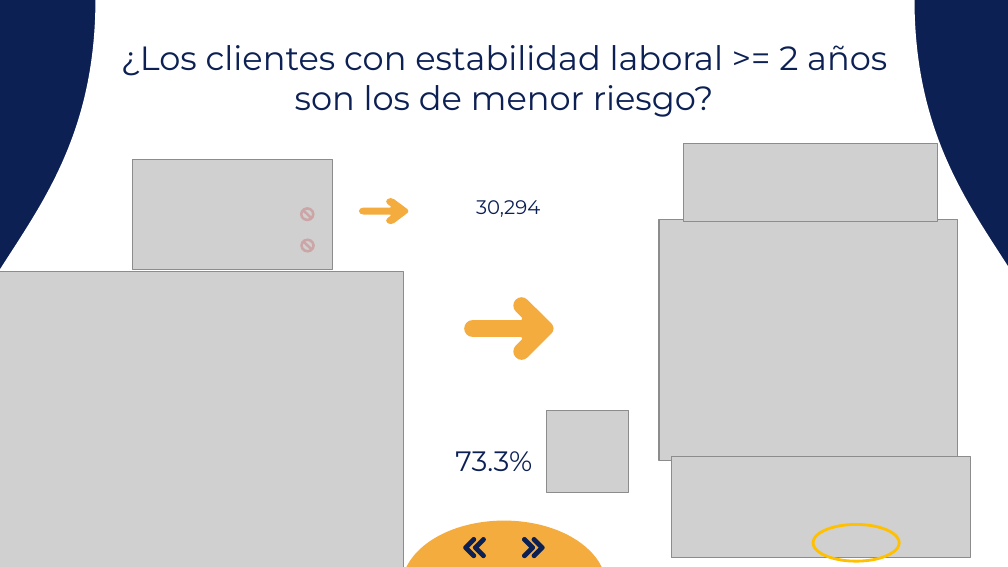
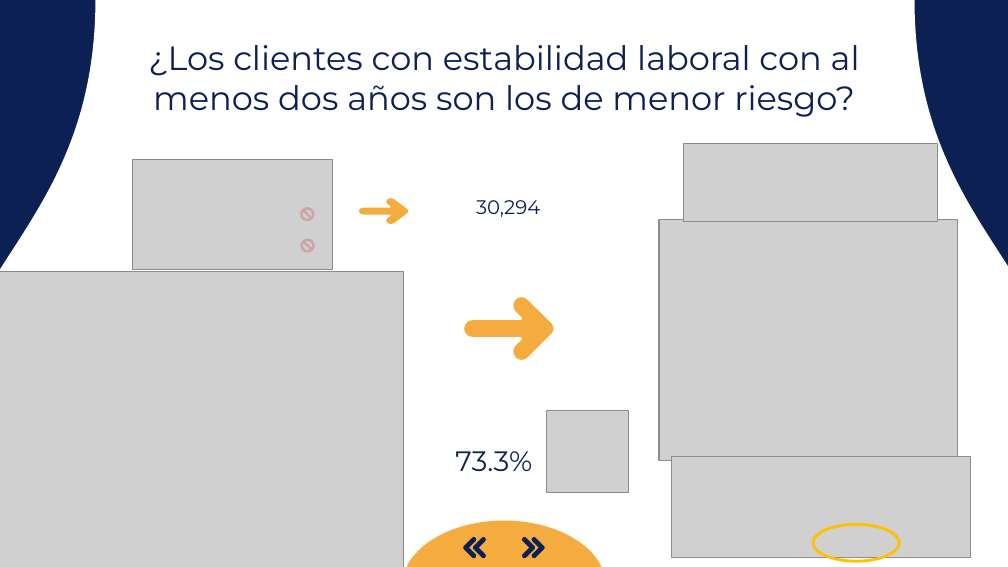
Before and after one commit to ajalca/cbe_customer_classification, a slide deck: slide 9 of Presentacion MRP.pptx (slide 8 before the commit). Drawn at 1008x567 pixels with LibreOffice and Linux fonts; fonts in the diff are those of the drawing; grey boxes stand for pictures. Boxes give left, top, right and bottom in pixels: in the first picture for what was removed or moved away, otherwise in the second. Text is boxed around its words. In the diff, an @@ line names an element or a change of style, - is before the commit and + after.

```diff
--- a/Presentacion MRP.pptx
+++ b/Presentacion MRP.pptx
@@ title at [148, 45, 860, 117]: text changed @@
-¿Los clientes con estabilidad laboral >= 2 años son los de menor riesgo?
+¿Los clientes con estabilidad laboral con al menos dos años son los de menor riesgo?
```
Also in this commit, not shown: 8 other slides changed, 3 slides added, 2 slides removed, 1 other file.
